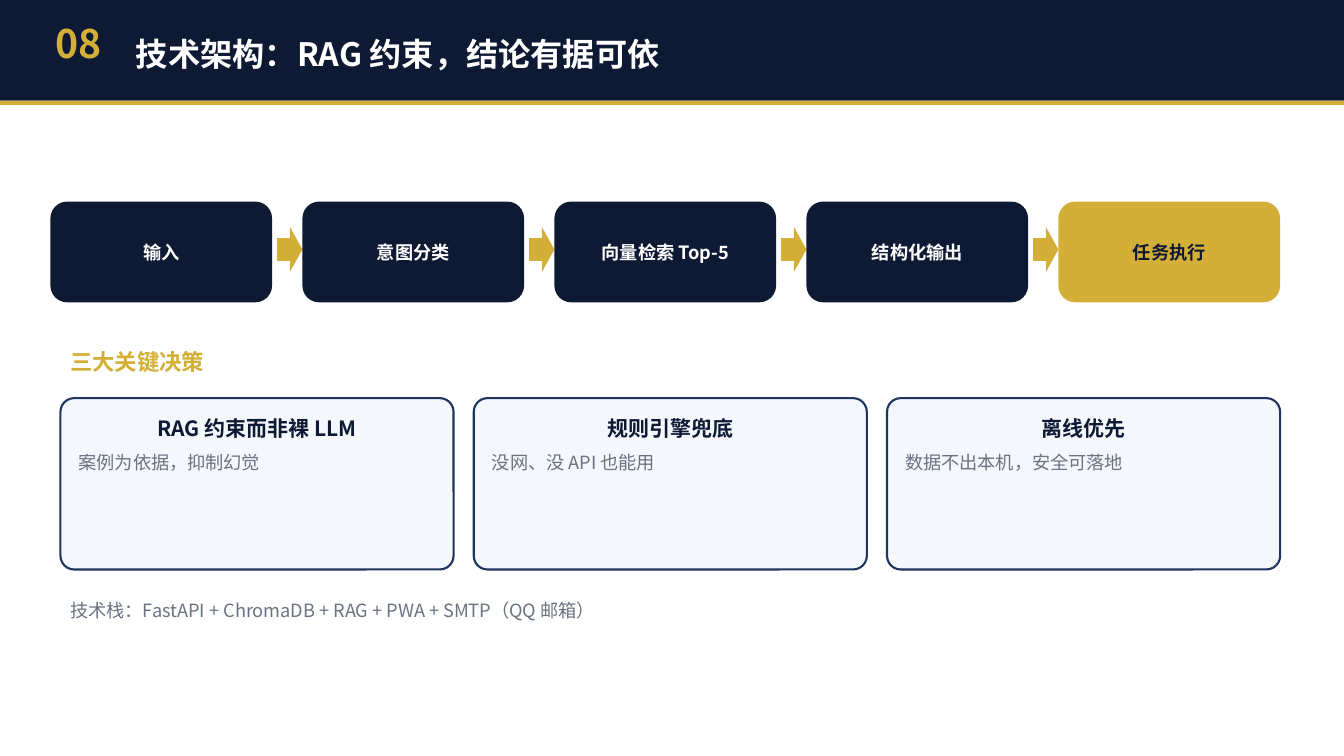
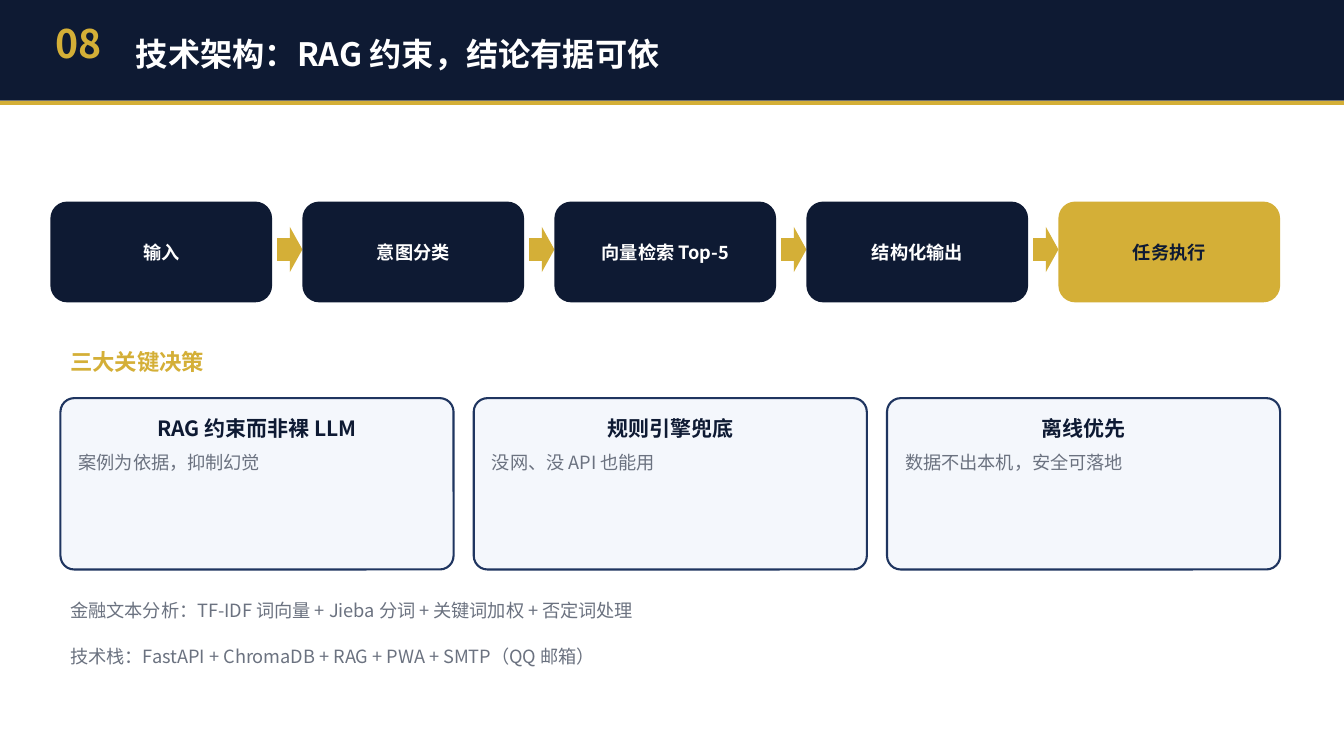
Before and after one commit to JackMA-SYSU/cfa-compliance-assistant, a slide deck: slide 9 of 商策PPT_暑假不回家队.pptx. Drawn at 1344x756 pixels with LibreOffice and Linux fonts; fonts in the diff are those of the drawing. Boxes give left, top, right and bottom in pixels: in the first picture for what was removed or moved away, otherwise in the second. Text is boxed around its words. In the diff, an @@ line names an element or a change of style, - is before the commit and + after.

```diff
--- a/商策PPT_暑假不回家队.pptx
+++ b/商策PPT_暑假不回家队.pptx
@@ text added at <box>70,601,633,619</box>, 13 pt, text #6B7280 @@
+金融文本分析：TF-IDF 词向量 + Jieba 分词 + 关键词加权 + 否定词处理
@@ text "技术栈：FastAPI + ChromaDB + RAG ...": place and size @@
-text "技术栈：FastAPI + ChromaDB + RAG ..." at <box>70,601,595,621</box>
+text "技术栈：FastAPI + ChromaDB + RAG ..." at <box>70,647,595,667</box>
```
Also in this commit, not shown: 4 other files.
